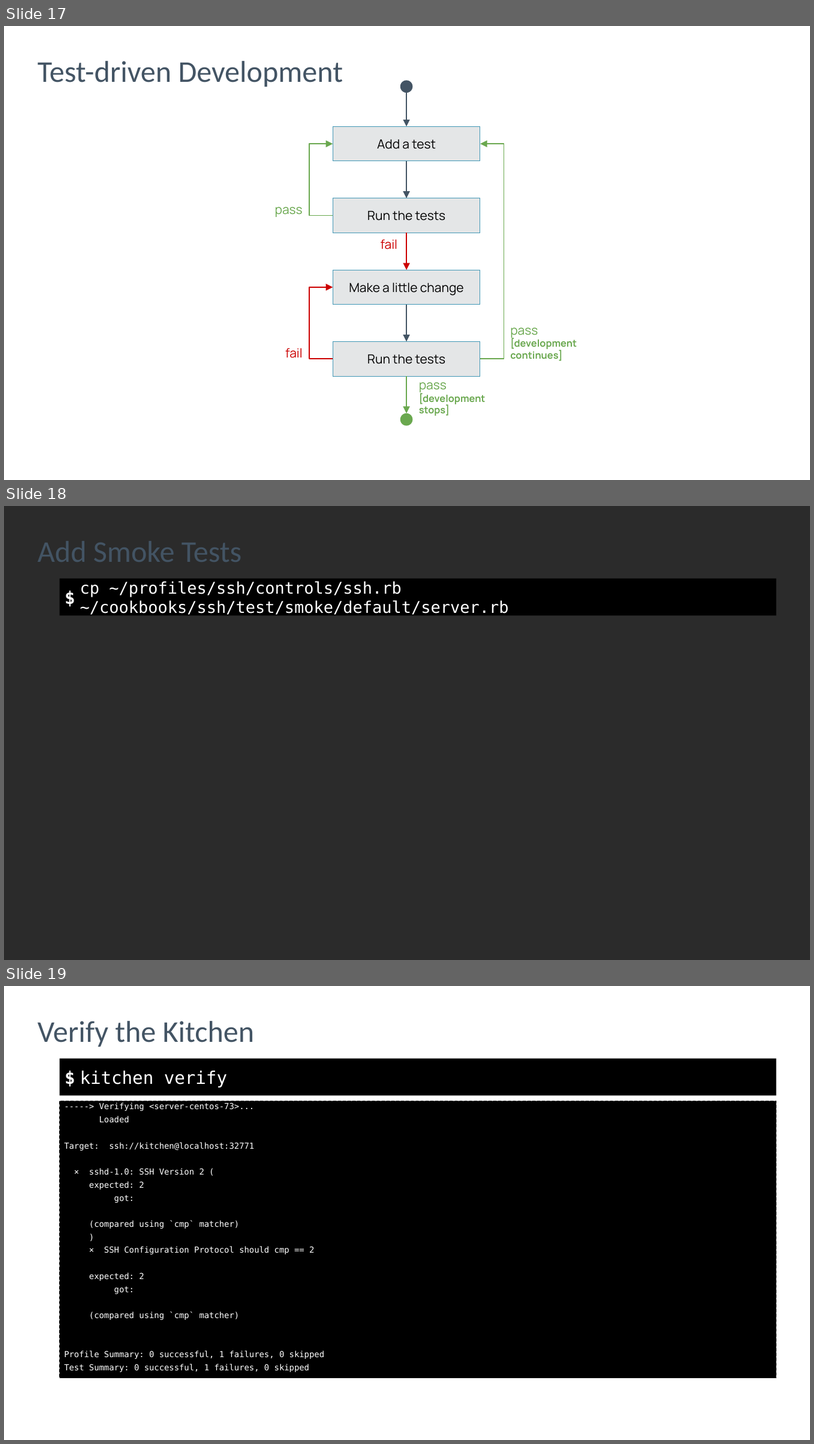
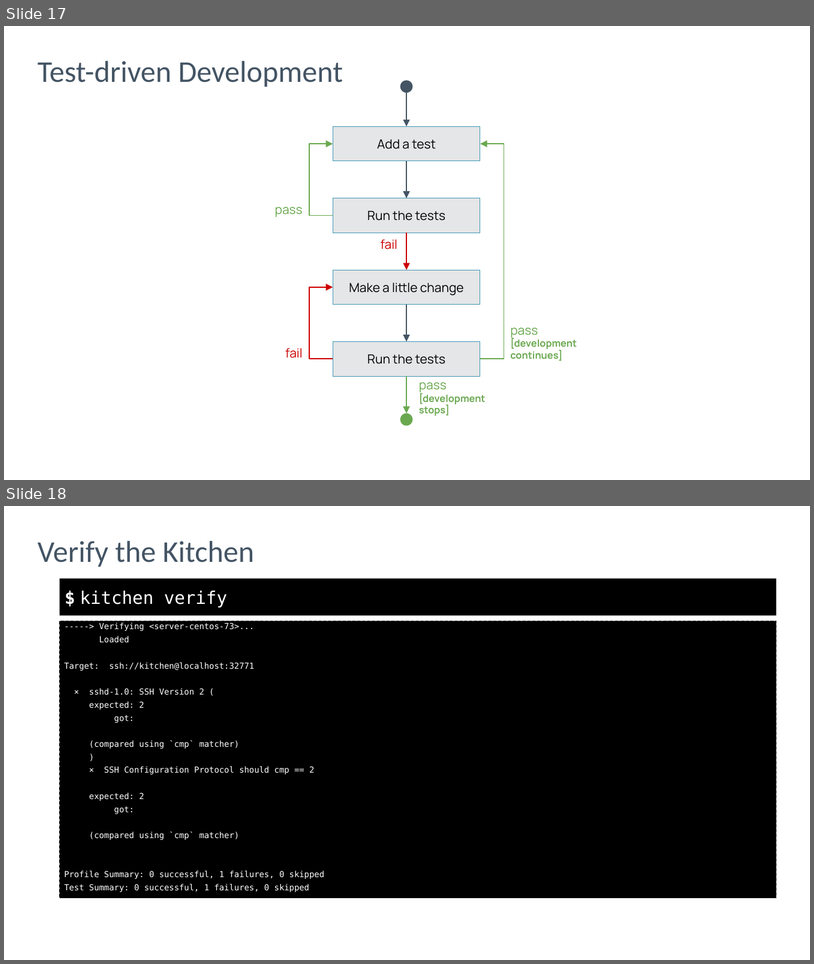
Before and after one commit to nathenharvey/introduction-to-inspec, a slide deck: powerpoint/Remediate-SSH-Control.pptx. Shown one above the other, each under a label of ours: slides 17, 18 and 19 before the commit, slides 17 and 18 after it. The pictures are 814x1444 and 814x964 pixels, drawn with LibreOffice and Linux fonts; fonts in the diff are those of the drawing; background and template pictures are left out; a plain dark background stands for a picture behind light text. Boxes give left, top, right and bottom in pixels: in the first picture for what was removed or moved away, otherwise in the second. Text is boxed around its words. In the diff, an @@ line names an element or a change of style, - is before the commit and + after.

```diff
--- a/powerpoint/Remediate-SSH-Control.pptx
+++ b/powerpoint/Remediate-SSH-Control.pptx
@@ slide 18 removed at (4,506,810,960), background picture (left out); not listed: 1 template element that a slide beside it also shows @@
@@ title removed at (38,541,242,562) @@
-Add Smoke Tests
@@ text removed at (80,581,509,616) @@
-cp ~/profiles/ssh/controls/ssh.rb ~/cookbooks/ssh/test/smoke/default/server.rb
@@ what was slide 19 is now slide 18 @@
```
Also in this commit, not shown: 2 slides changed, 27 other files.
